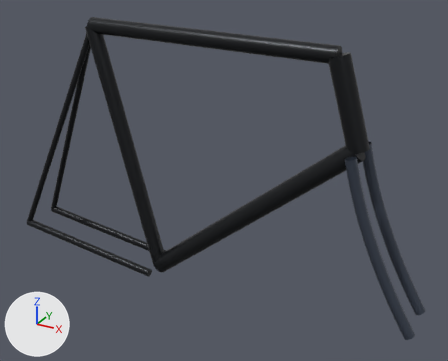
The glTF model frontend/public/models/frames/dosnoventa-02-la-l.glb as it was, and as the next commit left it.
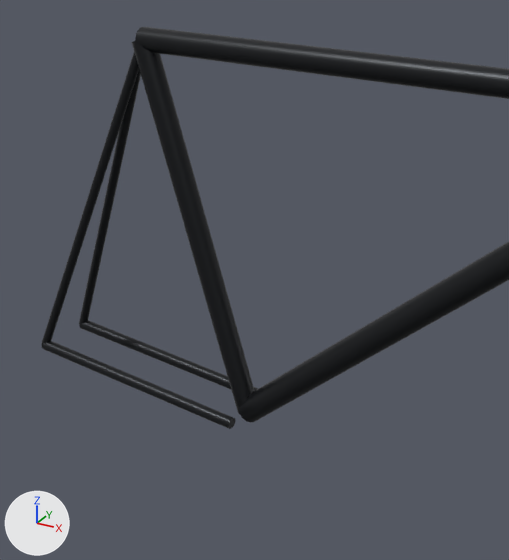
The first picture shows the older version from a 50 mm camera at (0.764, -1.068, 0.794) aimed at (0.171, 0.01, 0.255). The close-ups show the older and then the newer version on the part from 0% to 73% of the width and 0% to 100% of the height of that picture. Only the edits that show in the close-ups are written down. Every picture has the same lights, and +X, +Y and +Z are marked at lower left. Where no turn or scale is listed for an object, it has been applied to the vertices.

The first close-up shows 'paint_chainstay_-0.045', 'paint_chainstay_0.045', 'paint_down', 'paint_seat', 'paint_seatstay_-0.045', 'paint_seatstay_0.045', 'paint_top'.
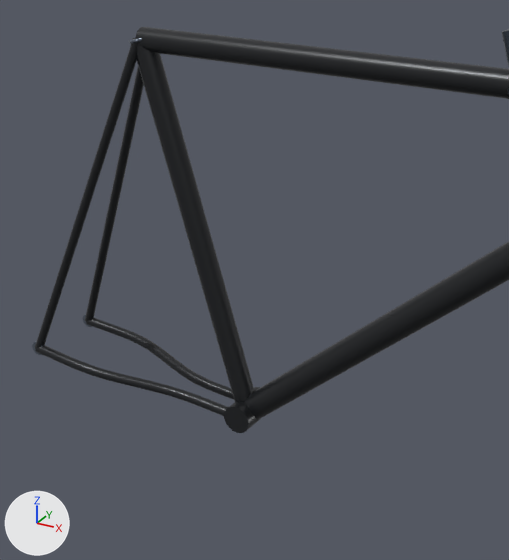
Changed parts and their boxes [x1, y1, x2, y2] in the close-ups (509 x 560 px):
'paint_seatstay_0.045', moved: before [41, 52, 139, 344]; after [35, 38, 138, 349]
'paint_seatstay_-0.045', moved: before [79, 70, 141, 324]; after [85, 66, 144, 321]
'paint_chainstay_0.045', deleted: before [42, 341, 235, 429]
'paint_chainstay_1', added: after [36, 345, 228, 416]
'paint_chainstay_-0.045', deleted: before [79, 320, 258, 391]
'paint_chainstay_-1', added: after [86, 318, 234, 399]
'paint_bottom_bracket', added (black): after [224, 387, 261, 433]
'fork_steerer', added: after [502, 29, 509, 66]
'rear_dropout_1', added: after [32, 341, 42, 355]

Patch to the scene script:
```diff
--- a/frontend/public/models/frames/dosnoventa-02-la-l.glb.py
+++ b/frontend/public/models/frames/dosnoventa-02-la-l.glb.py
@@ mat_material_2 @@
+mat_material_2 = principled_material('Material_2')
+mat_material_2.base_color = (0.0578, 0.0742, 0.0999)  # greyish blue #444d59
+mat_material_2.metallic = 0.65
+mat_material_2.roughness = 0.35
@@ me_mesh_12 @@
+me_mesh_12.from_pydata(...)  # 36 vertices, 64 faces; spans x -0.05..0.05, y -0.014..0.014, z -0.128..0.128
+me_mesh_12.materials.append(mat_material_2)  # greyish blue #444d59
@@ me_mesh_10 @@
+me_mesh_10.from_pydata(...)  # 44 vertices, 80 faces; spans x -0.023..0.023, y -0.034..0.034, z -0.023..0.023
+me_mesh_10.materials.append(mat_material_0)  # black #242629
@@ me_mesh_9_1 @@
+me_mesh_9_1.from_pydata(...)  # a torus around y (ring radius 0.0088, tube radius 0.0044) spanning x -0.0125..0.0125, y -0.003..0.003, z -0.0125..0.0125
+me_mesh_9_1.materials.append(mat_material_1)  # greyish blue #6c7583
@@ me_mesh_8_1 @@
+me_mesh_8_1.from_pydata(...)  # 250 vertices, 480 faces; spans x -0.001..0.38, y -0.07..-0.015, z -0.049..0.008
+me_mesh_8_1.materials.append(mat_material_0)  # black #242629
@@ me_mesh_5_1 @@
+me_mesh_5_1.from_pydata(...)  # 250 vertices, 480 faces; spans x -0.001..0.38, y 0.015..0.07, z -0.049..0.008
+me_mesh_5_1.materials.append(mat_material_0)  # black #242629
@@ ob_paint_seatstay__0_045 @@
 ob_paint_seatstay__0_045 = bpy.data.objects.new('paint_seatstay_-0.045', me_mesh_4)
-ob_paint_seatstay__0_045.parent = ob_illustrative_dosnoventa_02_la_l
-ob_paint_seatstay__0_045.location = (-0.265, 0.0225, 0.301)
+ob_paint_seatstay__0_045.parent = ob_frame_and_fork
+ob_paint_seatstay__0_045.location = (0.115, 0.036, 0.26)
 ob_paint_seatstay__0_045.rotation_euler = (0.0864, -2.727, -0.405)  # degrees (5, -156, -23)
@@ ob_paint_chainstay__0_045 @@
-ob_paint_chainstay__0_045 = bpy.data.objects.new('paint_chainstay_-0.045', me_mesh_5)
-ob_paint_chainstay__0_045.location = (-0.19, 0.045, 0.021)
@@ ob_paint_seatstay_0_045 @@
 ob_paint_seatstay_0_045 = bpy.data.objects.new('paint_seatstay_0.045', me_mesh_7)
-ob_paint_seatstay_0_045.parent = ob_illustrative_dosnoventa_02_la_l
-ob_paint_seatstay_0_045.location = (-0.265, -0.0225, 0.301)
+ob_paint_seatstay_0_045.parent = ob_frame_and_fork
+ob_paint_seatstay_0_045.location = (0.115, -0.036, 0.26)
 ob_paint_seatstay_0_045.rotation_euler = (-0.0864, -2.727, 0.405)  # degrees (-5, -156, 23)
@@ ob_paint_chainstay_0_045 @@
-ob_paint_chainstay_0_045 = bpy.data.objects.new('paint_chainstay_0.045', me_mesh_8)
-ob_paint_chainstay_0_045.location = (-0.19, -0.045, 0.021)
@@ ob_frame_and_fork @@
+ob_frame_and_fork = bpy.data.objects.new('frame_and_fork', None)
+ob_frame_and_fork.parent = ob_illustrative_dosnoventa_02_la_l
+ob_frame_and_fork.location = (-0.38, 0.0, 0.041)
@@ ob_fork_steerer @@
+ob_fork_steerer = bpy.data.objects.new('fork_steerer', me_mesh_12)
+ob_fork_steerer.location = (0.429, 0.0, 0.493)
@@ ob_paint_bottom_bracket @@
+ob_paint_bottom_bracket = bpy.data.objects.new('paint_bottom_bracket', me_mesh_10)
+ob_paint_bottom_bracket.location = (0.0, 0.0, 0.0)
@@ ob_rear_dropout_1 @@
+ob_rear_dropout_1 = bpy.data.objects.new('rear_dropout_1', me_mesh_9_1)
+ob_rear_dropout_1.location = (-0.38, -0.06, 0.041)
@@ ob_paint_chainstay_1 @@
+ob_paint_chainstay_1 = bpy.data.objects.new('paint_chainstay_1', me_mesh_8_1)
+ob_paint_chainstay_1.location = (-0.38, 0.0, 0.041)
@@ ob_paint_chainstay__1 @@
+ob_paint_chainstay__1 = bpy.data.objects.new('paint_chainstay_-1', me_mesh_5_1)
+ob_paint_chainstay__1.location = (-0.38, 0.0, 0.041)
```
